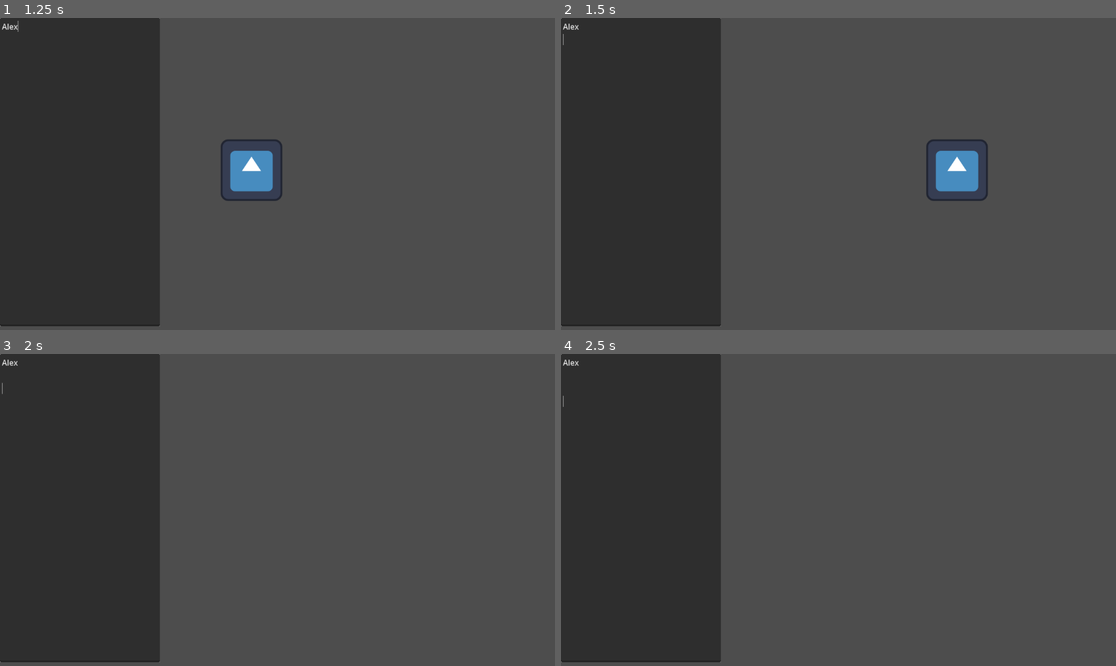
Above: before the commit, frames 1-4 (two rows, left to right).
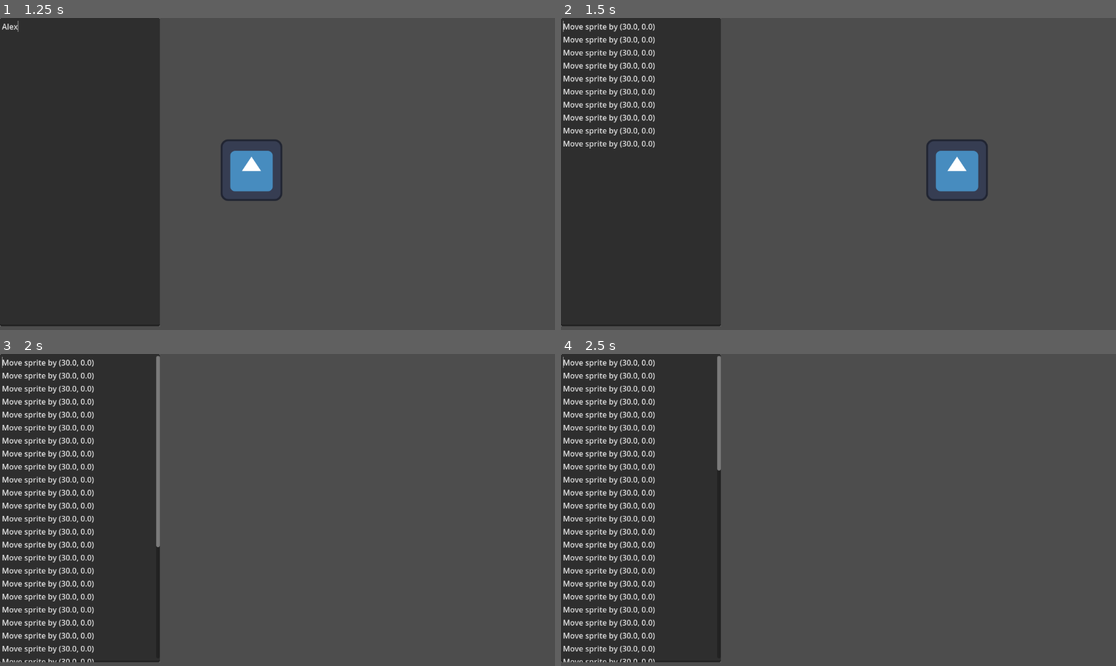
Above: after the commit, the same moments.

Repository: DeerLuuu/Lumine-Studio-Zone
Game: Godot game, scene res://test.tscn
The game is run twice, just before and just after one commit, with the same random seed, the same clock (stepped at 60 frames per second) and the same inputs. The project has no main scene, so this scene is started directly. The engine's default icon, where the game draws it, is replaced by a stand-in: a white triangle on a blue panel in a dark square.
Inputs (mouse positions are in pixels of both pictures, inside the frame that each line leads up to):
- Up to frame 1 (1.25 s): click (77, 170) at 0.52 s; type "Alex" at 0.6 s
- Up to frame 2 (1.5 s): tap Enter (ui_accept) at 1.25 s; hold Right (ui_right) from 1.28 s (still down)
- Up to frame 3 (2 s): keep holding Right (ui_right); tap Enter (ui_accept) at 1.52 s
- Up to frame 4 (2.5 s): release Right (ui_right) at 2.03 s; hold Down (ui_down) from 2.03 s (still down); tap Enter (ui_accept) at 2.27 s

Frame 1 is identical in both runs. In frame 2, 1.7% of the frame differs, in the area x 0-17%, y 0-42%; in frame 3, 4.4%, in the area x 0-29%, y 0-99%; in frame 4, 4.2%.

Commit message:
1. 完成插件内容更新

Diff:
--- a/lumine-studio-zone/scripts/command_controller/command_controller.gd
+++ b/lumine-studio-zone/scripts/command_controller/command_controller.gd
@@ -7,32 +7,28 @@
 func execute(command: Command) -> void:
 	command.execute()
 	undo_stack.append(command)
-
 	if max_history_length > 0 and undo_stack.size() > max_history_length:
 		undo_stack.pop_front()
-
 	redo_stack.clear()
 
-	EventController.push_event("command_executed", [command])
+	EventController.push_event("event:command_executed", [command])
 
 func undo() -> void:
 	if undo_stack.size() == 0:
 		push_warning("Nothing to undo")
 		return
-
 	var command = undo_stack.pop_back()
 	command.undo()
 	redo_stack.append(command)
 
-	EventController.push_event("command_undone")
+	EventController.push_event("event:command_undone")
 
 func redo() -> void:
 	if redo_stack.size() == 0:
 		push_warning("Nothing to redo")
 		return
-
 	var command = redo_stack.pop_back()
 	command.execute()
 	undo_stack.append(command)
 
-	EventController.push_event("command_redone")
+	EventController.push_event("event:command_redone")
--- a/lumine-studio-zone/scripts/event_controller/event_controller.gd
+++ b/lumine-studio-zone/scripts/event_controller/event_controller.gd
@@ -102,7 +102,6 @@
 	if not has_signal(event_name):
 		add_user_signal(event_name)
 
-	# 防止重复订阅
 	for conn in get_signal_connection_list(event_name):
 		if conn["callable"] == callback:
 			push_warning("Callback already subscribed to event: %s" % event_name)
--- a/lumine-studio-zone/test.gd
+++ b/lumine-studio-zone/test.gd
@@ -7,9 +7,9 @@
 var undo_text_arr : Array
 
 func _ready() -> void:
-	EventController.subscribe("signal:command_executed", _on_command_executed)
-	EventController.subscribe("signal:command_undone", _on_command_undone)
-	EventController.subscribe("signal:command_redone", _on_command_redone)
+	EventController.subscribe("event:command_executed", _on_command_executed)
+	EventController.subscribe("event:command_undone", _on_command_undone)
+	EventController.subscribe("event:command_redone", _on_command_redone)
 
 func _process(_delta: float) -> void:
 	var dir : Vector2 = Input.get_vector("ui_left", "ui_right", "ui_up", "ui_down")
Not shown, changed: lumine-studio-zone/addons/godot_code_snippet/godot_code_snippet.gd
